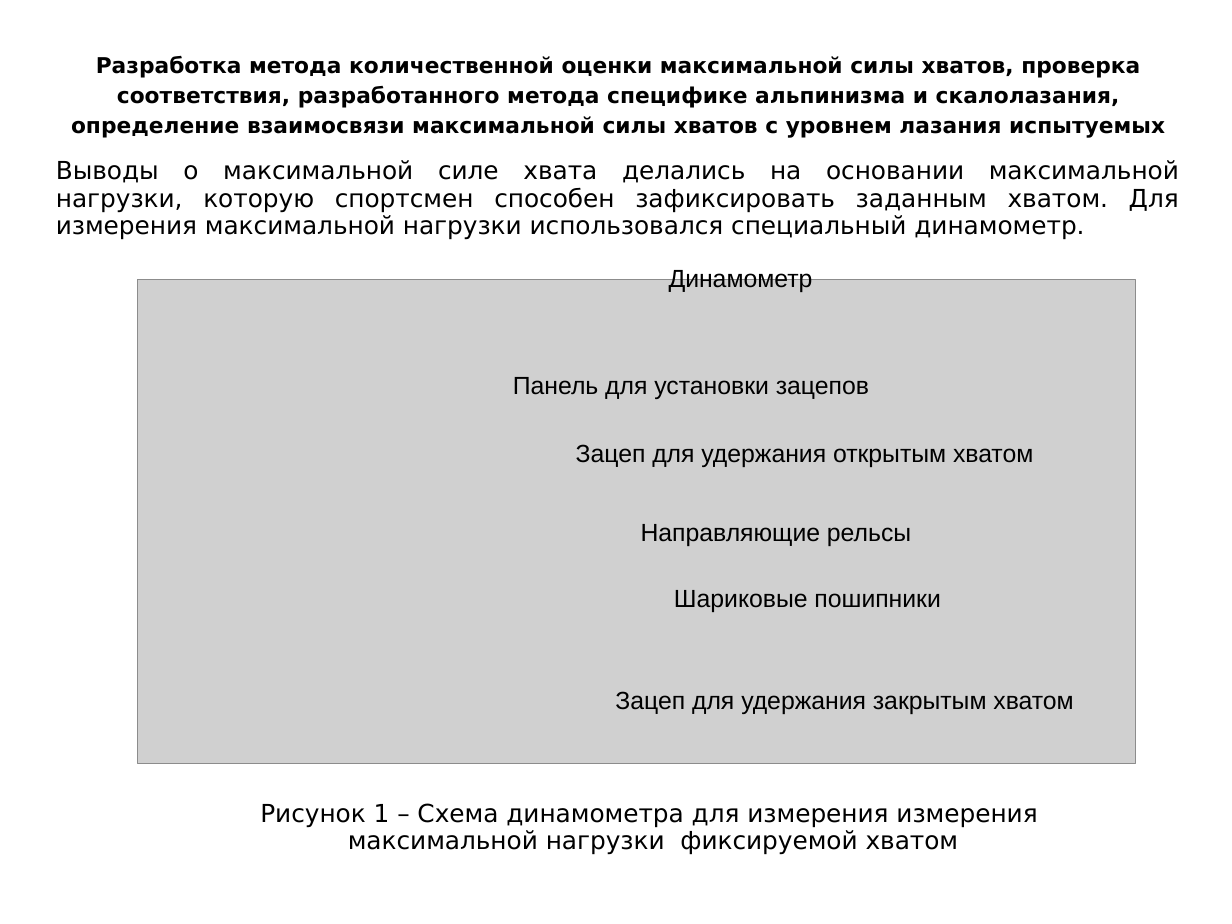
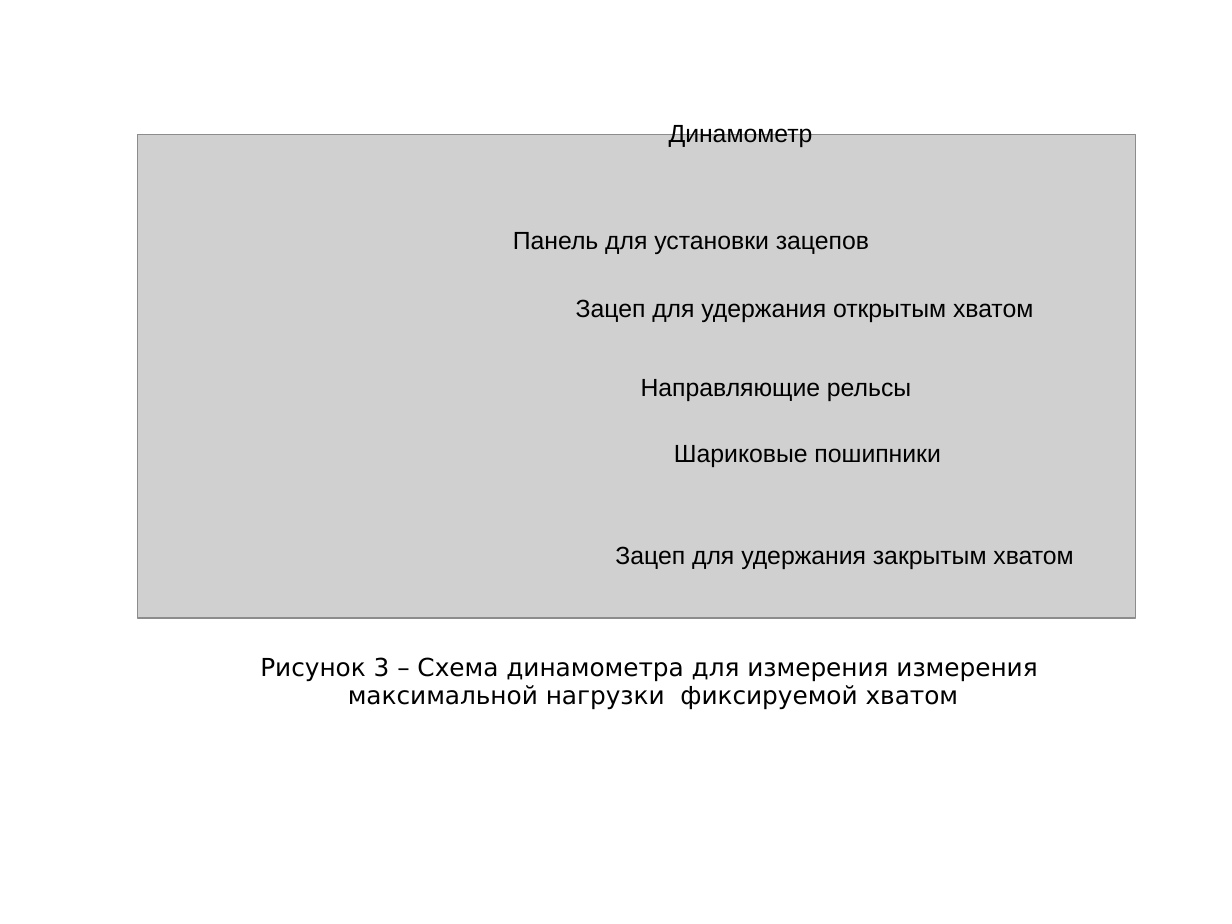
Before and after one commit to VlasenkoPavel/pv-repo, a slide deck: slide 14 of Prezent Vlasenko.ppt (slide 11 before the commit). Drawn at 1232x924 pixels with LibreOffice and Linux fonts; fonts in the diff are those of the drawing; grey boxes stand for pictures. Boxes give left, top, right and bottom in pixels: in the first picture for what was removed or moved away, otherwise in the second. Text is boxed around its words. In the diff, an @@ line names an element or a change of style, - is before the commit and + after.

```diff
--- a/Prezent Vlasenko.ppt
+++ b/Prezent Vlasenko.ppt
@@ text removed at <box>71,55,1165,138</box> @@
-Разработка метода количественной оценки максимальной силы хватов, проверка соответствия, разработанного метода специфике альпинизма и скалолазания, определение взаимосвязи максимальной силы хватов с уровнем лазания испытуемых
@@ text removed at <box>56,160,1179,240</box> @@
-Выводы о максимальной силе хвата делались на основании максимальной нагрузки, которую спортсмен способен зафиксировать заданным хватом. Для измерения максимальной нагрузки использовался специальный динамометр.
@@ 7 texts, 1 picture: place and size @@
-7 texts, 1 picture at <box>138,267,1136,855</box>
+7 texts, 1 picture at <box>138,122,1136,710</box>
@@ text at <box>260,657,1037,682</box>: text changed @@
-Рисунок 1 – Схема динамометра для измерения измерения
+Рисунок 3 – Схема динамометра для измерения измерения
```
Also in this commit, not shown: 18 other slides changed, 6 slides added, 5 slides removed, 10 other files.
